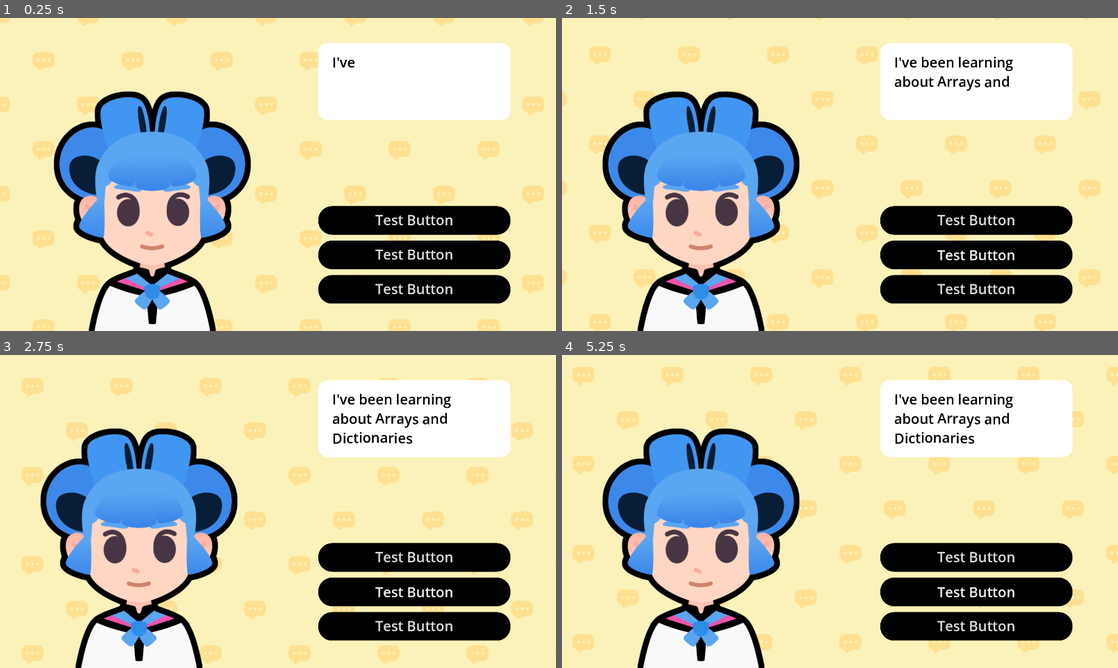
Above: before the commit, frames 1-4 (two rows, left to right).
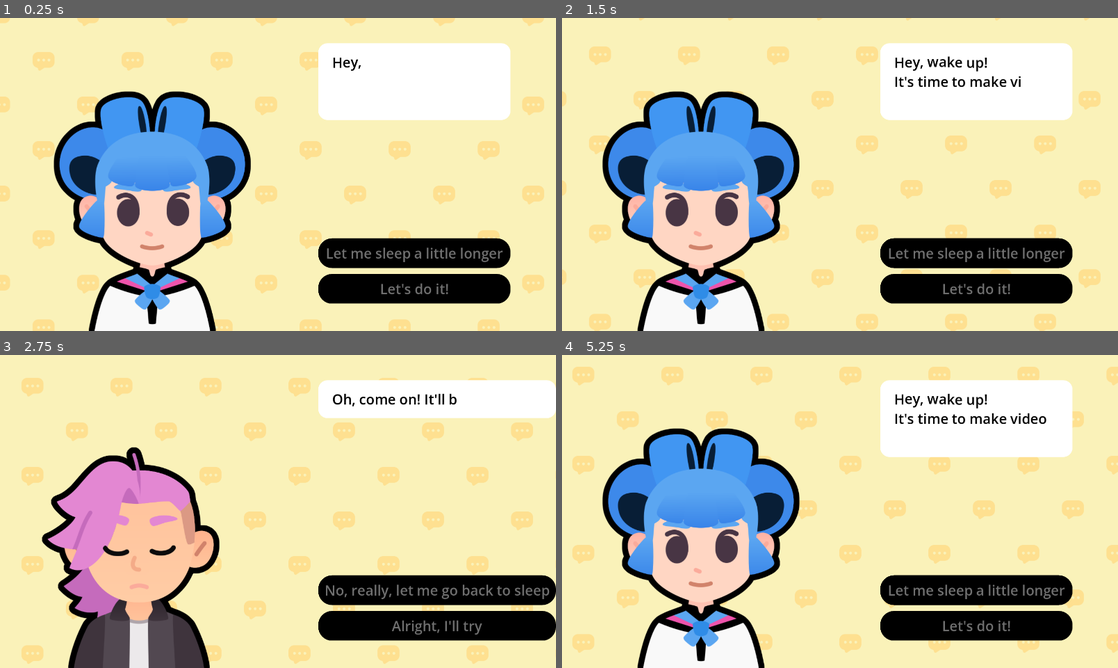
Above: after the commit, the same moments.

Repository: kyl3333/M8-Starting-A-Dialogue
Game: Godot game, scene res://lessons/dialogue.tscn
Two runs of this game, one before a commit and one after it. Both use one fixed random seed, a clock stepped at 60 frames per second and the inputs below. The project has no main scene, so this scene is started directly. Sound files missing from this copy of the repository are replaced by a short silence.
Inputs (mouse positions are in pixels of both pictures, inside the frame that each line leads up to):
- Up to frame 1 (0.25 s): no input
- Up to frame 2 (1.5 s): click (979, 221) at 0.5 s, where only the run before the commit has a clickable "Test Button"; click (979, 255) at 1.25 s, where only the run before the commit has a clickable "Test Button"
- Up to frame 3 (2.75 s): click (417, 592) at 2 s, where only the run after the commit has a clickable "Let me sleep a little longer"
- Up to frame 4 (5.25 s): click (979, 627) at 2.75 s, where only the run before the commit has a clickable "Test Button"; click (1001, 589) at 3.5 s, where only the run after the commit has a clickable "No, really, let me go back to…"; click (979, 558) at 4.25 s, where only the run before the commit has a clickable "Test Button"; click (979, 592) at 5 s, where only the run before the commit has a clickable "Test Button"

The runs differ from the first frame. In frame 1, 4.7% of the frame differs, in the area x 57-92%, y 12-89%; in frame 2, 5.5%; in frame 3, 32%, in the area x 7-100%, y 8-100%; in frame 4, 5.8%.

Commit message:
lesson 4 & 5 done
I forgot to commit lesson 4
In lesson 4 it is about making the choices and generating the choices buttons when the scene is run.
In lesson 5 it is about using the Resource item to create a slideshow in the slideshow.

Diff:
--- a/M08.start_a_dialog_workbook/lessons/dialogue.gd
+++ b/M08.start_a_dialog_workbook/lessons/dialogue.gd
@@ -18,39 +18,37 @@
 var dialogue_items: Array[Dictionary] = [
 	{
 		"expression": expressions["regular"],
-		"text": "I've been learning about [wave]Arrays and Dictionaries[/wave]",
-		"character": bodies["sophia"]
+		"text": "[wave]Hey, wake up![/wave]\nIt's time to make video games.",
+		"character": bodies["sophia"],
+		"choices": {
+			"Let me sleep a little longer": 2,
+			"Let's do it!": 1,
+		},
 	},
 	{
-		"expression": expressions["regular"],
-		"text": "How has it been going?",
-		"character": bodies["pink"]
+		"expression": expressions["happy"],
+		"text": "Great! Your first task will be to write a [b]dialogue tree[/b].",
+		"character": bodies["sophia"],
+		"choices": {
+			"I will do my best": 3,
+			"No, let me go back to sleep": 2,
+		},
 	},
 	{
 		"expression": expressions["sad"],
-		"text": "... Well... it is a little bit [shake]complicated[/shake]!",
-		"character": bodies["sophia"]
-	},
-	{
-		"expression": expressions["sad"],
-		"text": "Oh!",
-		"character": bodies["pink"]
-	},
-	{
-		"expression": expressions["regular"],
-		"text": "I believe in you!",
-		"character": bodies["pink"]
+		"text": "Oh, come on! It'll be fun.",
+		"character": bodies["pink"],
+		"choices": {
+			"No, really, let me go back to sleep": 0,
+			"Alright, I'll try": 1,
+		},
 	},
 	{
 		"expression": expressions["happy"],
-		"text": "If you stick to it, you'll eventually make it!",
-		"character": bodies["pink"]
+		"text": "That's the spirit! [wave]You can do it![/wave]",
+		"character": bodies["pink"],
+		"choices": {"Okay! (Quit)": - 1},
 	},
-	{
-		"expression": expressions["happy"],
-		"text": "That's it! Let's [tornado freq=3.0][rainbow val=1.0]GOOOOOO!!![/rainbow][/tornado]",
-		"character": bodies["sophia"]
-	}
 ]
 
 
@@ -68,7 +66,18 @@
 func _ready() -> void:
 	show_text(0)
 
-
+func create_buttons(choices_data: Dictionary) -> void:
+	for button in action_buttons_v_box_container.get_children():
+		button.queue_free()
+	for choice_text in choices_data:
+		var button := Button.new()
+		action_buttons_v_box_container.add_child(button)
+		button.text = choice_text
+		var target_line_idx: int = choices_data[choice_text]
+		if target_line_idx == - 1:
+			button.pressed.connect(get_tree().quit)
+		else:
+			button.pressed.connect(show_text.bind(target_line_idx))
 
 ## Draws the current text to the rich text element
 func show_text(current_item_index: int) -> void:
@@ -80,7 +89,7 @@
 	rich_text_label.text = current_item["text"]
 	expression.texture = current_item["expression"]
 	body.texture = current_item["character"]
-
+	create_buttons(current_item["choices"])
 	# We set the initial visible ratio to the text to 0, so we can change it in the tween
 	rich_text_label.visible_ratio = 0.0
 	# We create a tween that will draw the text
@@ -106,8 +115,12 @@
 	slide_in()
 
 	# Finally, we disable the next button until the text finishes displaying.
-
-
+	for button: Button in action_buttons_v_box_container.get_children():
+		button.disabled = true
+	tween.finished.connect(func() -> void:
+		for button: Button in action_buttons_v_box_container.get_children():
+			button.disabled = false
+	)
 
 ## Animates the character when they start talking
 func slide_in() -> void:
--- a/M08.start_a_dialog_workbook/lessons/slideshow.gd
+++ b/M08.start_a_dialog_workbook/lessons/slideshow.gd
@@ -1,57 +1,10 @@
 extends Control
-
-var expressions := {
-	"happy": preload ("res://assets/emotion_happy.png"),
-	"regular": preload ("res://assets/emotion_regular.png"),
-	"sad": preload ("res://assets/emotion_sad.png"),
-}
-
-var bodies := {
-	"sophia": preload ("res://assets/sophia.png"),
-	"pink": preload ("res://assets/pink.png")
-}
 
 ## An array of dictionaries. Each dictionary has three properties:
 ## - expression: a [code]Texture[/code] containing an expression
 ## - text: a [code]String[/code] containing the text the character says
 ## - character: a [code]Texture[/code] representing the character
-var dialogue_items: Array[Dictionary] = [
-	{
-		"expression": expressions["regular"],
-		"text": "I've been learning about [wave]Arrays and Dictionaries[/wave]",
-		"character": bodies["sophia"]
-	},
-	{
-		"expression": expressions["regular"],
-		"text": "How has it been going?",
-		"character": bodies["pink"]
-	},
-	{
-		"expression": expressions["sad"],
-		"text": "... Well... it is a little bit [shake]complicated[/shake]!",
-		"character": bodies["sophia"]
-	},
-	{
-		"expression": expressions["sad"],
-		"text": "Oh!",
-		"character": bodies["pink"]
-	},
-	{
-		"expression": expressions["regular"],
-		"text": "I believe in you!",
-		"character": bodies["pink"]
-	},
-	{
-		"expression": expressions["happy"],
-		"text": "If you stick to it, you'll eventually make it!",
-		"character": bodies["pink"]
-	},
-	{
-		"expression": expressions["happy"],
-		"text": "That's it! Let's [tornado freq=3.0][rainbow val=1.0]GOOOOOO!!![/rainbow][/tornado]",
-		"character": bodies["sophia"]
-	}
-]
+@export var dialogue_items: Array[SlideShowEntry] = []
 var current_item_index := 0
 
 ## UI element that shows the texts
@@ -78,9 +31,9 @@
 	# from the item, we extract the properties.
 	# We set the text to the rich text control
 	# And we set the appropriate expression texture
-	rich_text_label.text = current_item["text"]
-	expression.texture = current_item["expression"]
-	body.texture = current_item["character"]
+	rich_text_label.text = current_item.text
+	expression.texture = current_item.expression
+	body.texture = current_item.character
 
 	# We set the initial visible ratio to the text to 0, so we can change it in the tween
 	rich_text_label.visible_ratio = 0.0
--- a/M08.start_a_dialog_workbook/lessons/slideshow.tscn
+++ b/M08.start_a_dialog_workbook/lessons/slideshow.tscn
@@ -1,12 +1,31 @@
-[gd_scene load_steps=11 format=3 uid="uid://bqls3o5daeu2s"]
+[gd_scene load_steps=16 format=3 uid="uid://bqls3o5daeu2s"]
 
 [ext_resource type="Theme" uid="uid://cshg3sgf0xxq" path="res://assets/main_theme.tres" id="1_628t2"]
 [ext_resource type="Script" uid="uid://cheh7b73m0fds" path="res://lessons/slideshow.gd" id="2_wbt3f"]
+[ext_resource type="Script" uid="uid://ci0bnowe7sdmx" path="res://lessons/slideshow_entry.gd" id="3_ct2eq"]
 [ext_resource type="Shader" uid="uid://dm7717xxg836f" path="res://assets/sliding_background.gdshader" id="3_qyyxv"]
 [ext_resource type="Texture2D" uid="uid://bnly1gkbxw6b5" path="res://assets/bubble_pattern.png" id="4_s7o0p"]
 [ext_resource type="Texture2D" uid="uid://copkt78vgp37i" path="res://assets/sophia.png" id="5_omd3l"]
+[ext_resource type="Texture2D" uid="uid://dchimpdsnda13" path="res://assets/emotion_happy.png" id="6_nfiii"]
 [ext_resource type="Texture2D" uid="uid://d000xjtr4iqtk" path="res://assets/emotion_regular.png" id="6_vfoky"]
 [ext_resource type="AudioStream" uid="uid://chgko4hmxwxu5" path="res://assets/talking_synth.ogg" id="7_nppuw"]
+
+[sub_resource type="Resource" id="Resource_ssdh4"]
+script = ExtResource("3_ct2eq")
+text = "This text is from a Resource."
+metadata/_custom_type_script = "uid://ci0bnowe7sdmx"
+
+[sub_resource type="Resource" id="Resource_05ve0"]
+script = ExtResource("3_ct2eq")
+expression = ExtResource("6_nfiii")
+text = "I wonder what happens if I..."
+metadata/_custom_type_script = "uid://ci0bnowe7sdmx"
+
+[sub_resource type="Resource" id="Resource_l4cfd"]
+script = ExtResource("3_ct2eq")
+expression = ExtResource("4_s7o0p")
+text = "Oh no."
+metadata/_custom_type_script = "uid://ci0bnowe7sdmx"
 
 [sub_resource type="ShaderMaterial" id="ShaderMaterial_efgpg"]
 shader = ExtResource("3_qyyxv")
@@ -30,6 +49,7 @@
 grow_vertical = 2
 theme = ExtResource("1_628t2")
 script = ExtResource("2_wbt3f")
+dialogue_items = Array[ExtResource("3_ct2eq")]([SubResource("Resource_ssdh4"), SubResource("Resource_05ve0"), SubResource("Resource_l4cfd")])
 
 [node name="Background" type="ColorRect" parent="."]
 material = SubResource("ShaderMaterial_efgpg")
--- /dev/null
+++ b/M08.start_a_dialog_workbook/lessons/slideshow_entry.gd
@@ -0,0 +1,5 @@
+class_name SlideShowEntry extends Resource
+
+@export var expression:= preload("res://assets/emotion_regular.png")
+@export var character:= preload("res://assets/sophia.png")
+@export_multiline var text := ""
--- /dev/null
+++ b/M08.start_a_dialog_workbook/lessons/test_slideshow_entry.tres
@@ -0,0 +1,10 @@
+[gd_resource type="Resource" script_class="SlideShowEntry" load_steps=4 format=3 uid="uid://jeuxgxqi50cr"]
+
+[ext_resource type="Texture2D" uid="uid://copkt78vgp37i" path="res://assets/sophia.png" id="1_lu2wx"]
+[ext_resource type="Script" uid="uid://ci0bnowe7sdmx" path="res://lessons/slideshow_entry.gd" id="1_qkxq3"]
+[ext_resource type="Texture2D" uid="uid://d000xjtr4iqtk" path="res://assets/emotion_regular.png" id="2_m5yb4"]
+
+[resource]
+script = ExtResource("1_qkxq3")
+text = "test"
+metadata/_custom_type_script = "uid://ci0bnowe7sdmx"
Not shown, added: M08.start_a_dialog_workbook/lessons/slideshow_entry.gd.uid
